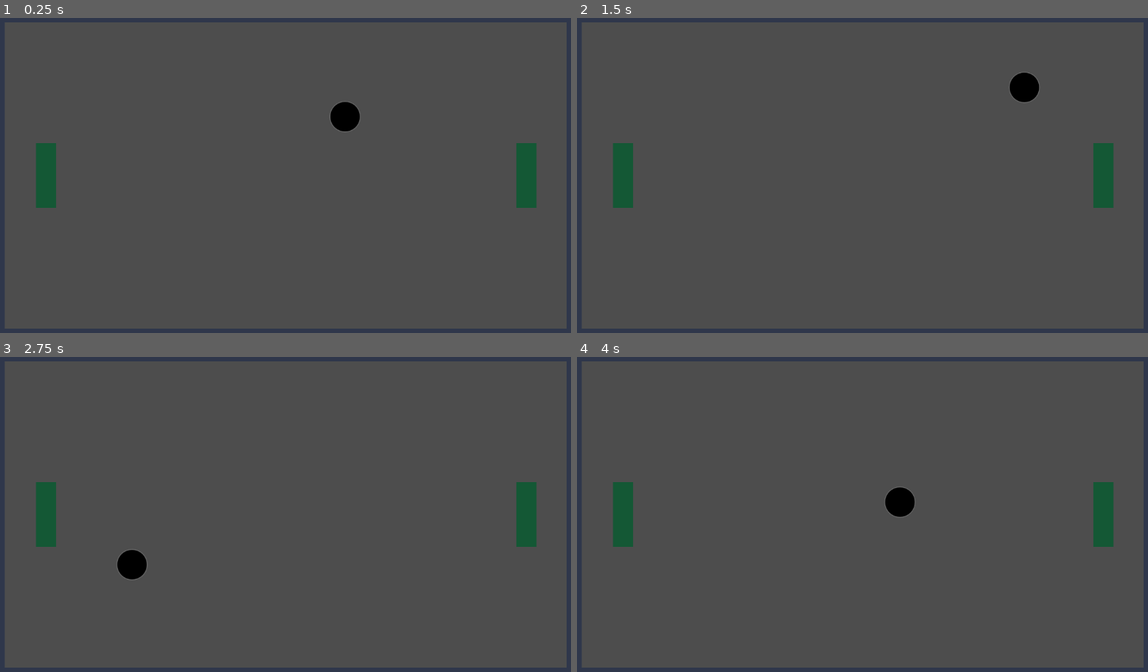
Above: before the commit, frames 1-4 (two rows, left to right).
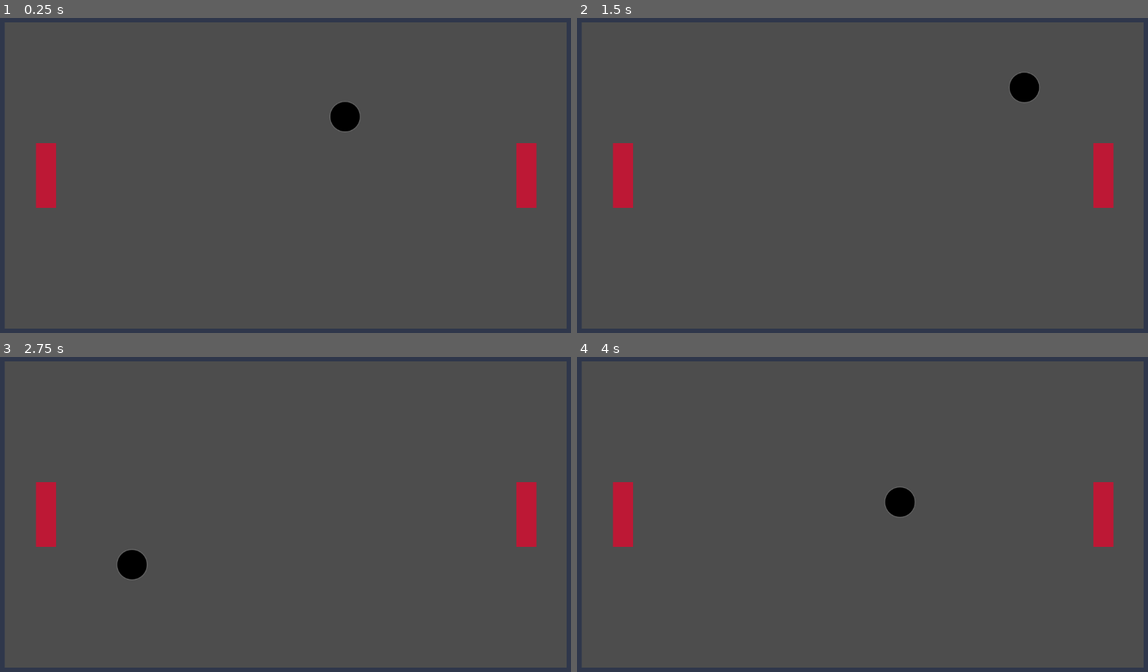
Above: after the commit, the same moments.

Repository: dagerydoo/jfk-game-building
Game: Godot game, scene res://game_board.tscn
Two runs of this game, one before a commit and one after it. Both use one fixed random seed, a clock stepped at 60 frames per second and the inputs below.
Inputs:
- Up to frame 1 (0.25 s): no input
- Up to frame 2 (1.5 s): no input
- Up to frame 3 (2.75 s): no input
- Up to frame 4 (4 s): no input

The runs differ from the first frame. In frame 1, 1.5% of the frame differs, in the area x 6-95%, y 39-61%; in frame 2, 1.5%; in frame 3, 1.5%; in frame 4, 1.5%.

Commit message:
Changed color of paddle because the other one was brutal

Diff:
--- a/wall-ball/paddle.tscn
+++ b/wall-ball/paddle.tscn
@@ -2,7 +2,7 @@
 
 [sub_resource type="Gradient" id="Gradient_ut3sq"]
 offsets = PackedFloat32Array(0, 0.99666667)
-colors = PackedColorArray(0.078431375, 0.34509805, 0.20784314, 1, 0.078431375, 0.34509805, 0.20784314, 1)
+colors = PackedColorArray(0.7411765, 0.09411765, 0.20784314, 1, 0.7411765, 0.09411765, 0.20784314, 1)
 
 [sub_resource type="GradientTexture2D" id="GradientTexture2D_0sbc1"]
 gradient = SubResource("Gradient_ut3sq")
